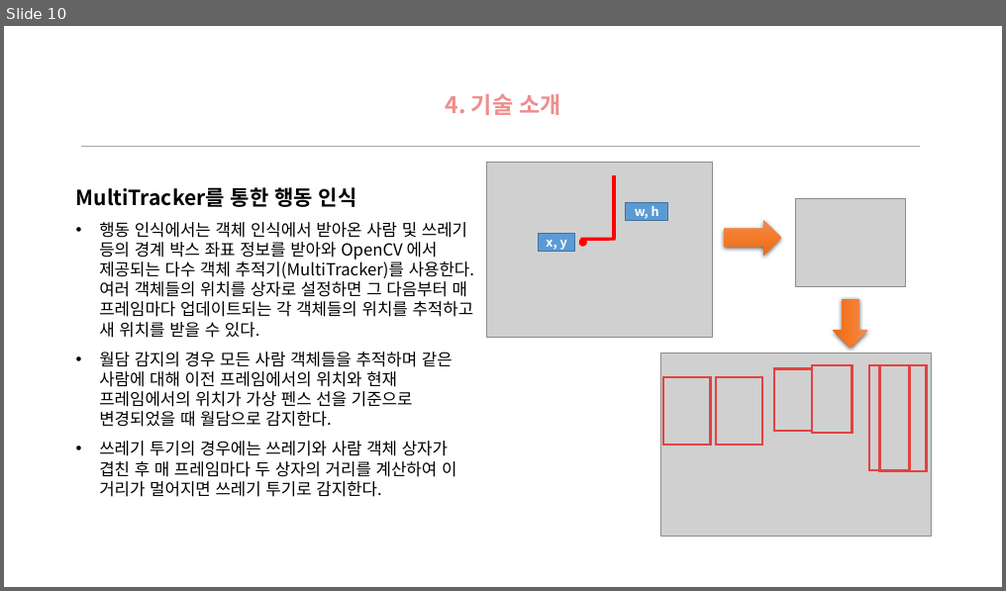
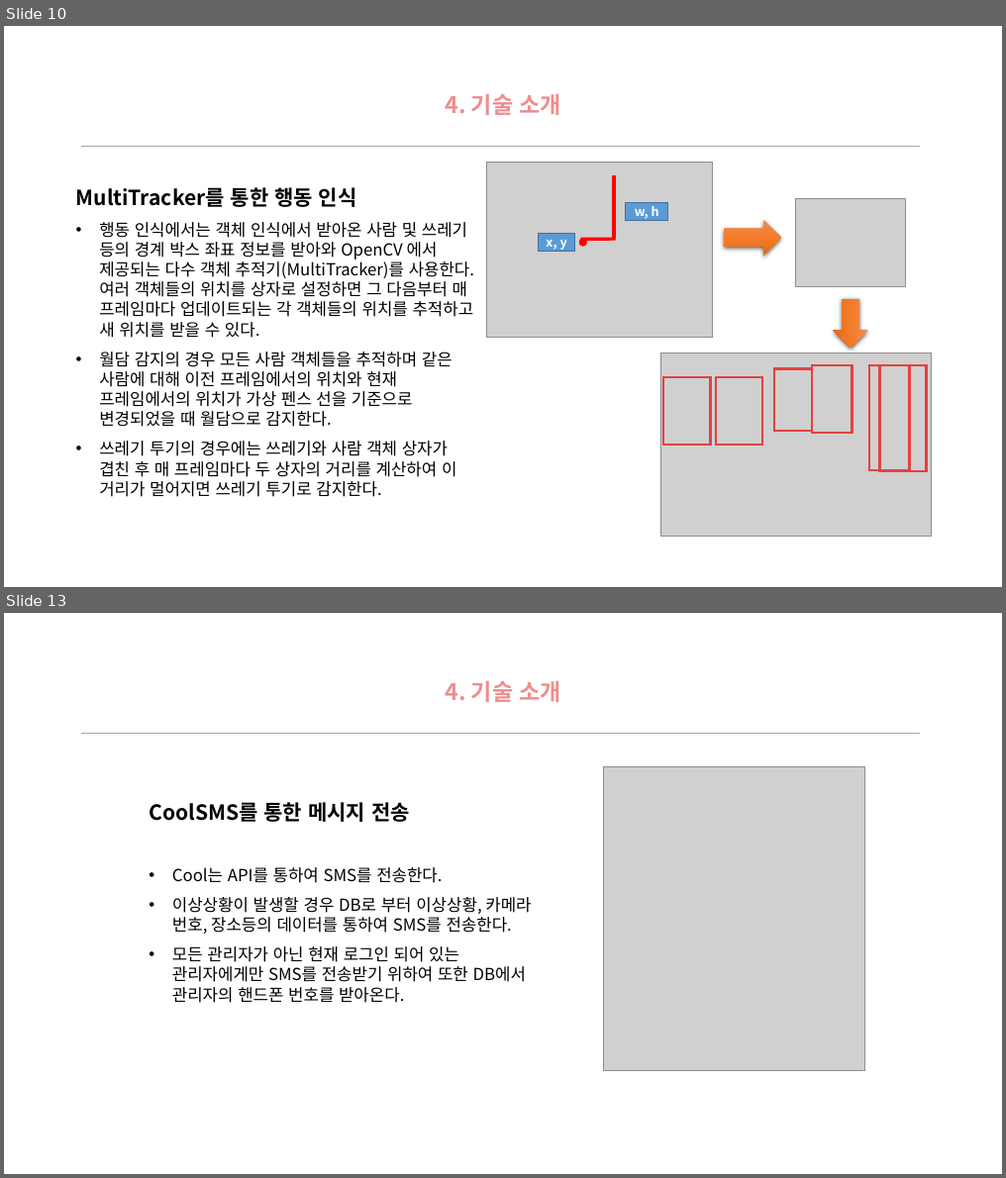
Before and after one commit to jinujeon/ICE_CAP, a slide deck: Docs/최종발표1.pptx. Shown one above the other, each under a label of ours: slide 10 before the commit, slides 10 and 13 after it; the slides between them are not shown. The pictures are 1006x591 and 1006x1178 pixels, drawn with LibreOffice and Linux fonts; fonts in the diff are those of the drawing; grey boxes stand for pictures; background and template pictures are left out. Boxes give left, top, right and bottom in pixels: in the first picture for what was removed or moved away, otherwise in the second. Text is boxed around its words. In the diff, an @@ line names an element or a change of style, - is before the commit and + after.

```diff
--- a/Docs/최종발표1.pptx
+++ b/Docs/최종발표1.pptx
@@ slide 13 added at [4, 613, 1002, 1174], background picture (left out) @@
@@ text added at [446, 680, 561, 702], 22 pt, text #EE8E8E, bold @@
+4. 기술 소개
@@ line added from (81, 733) to (920, 733), #A6A6A6 0.25 pt @@
@@ picture added at [604, 767, 865, 1071] @@
@@ text added at [149, 802, 531, 1003], 16 pt, text #000000 @@
+CoolSMS를 통한 메시지 전송
+• Cool는 API를 통하여 SMS를 전송한다.
+• 이상상황이 발생할 경우 DB로 부터 이상상황, 카메라 번호, 장소등의 데이터를 통하여 SMS를 전송한다.
+• 모든 관리자가 아닌 현재 로그인 되어 있는 관리자에게만 SMS를 전송받기 위하여 또한 DB에서 관리자의 핸드폰 번호를 받아온다.
```
Also in this commit, not shown: 1 slide changed, 2 other slides added.
